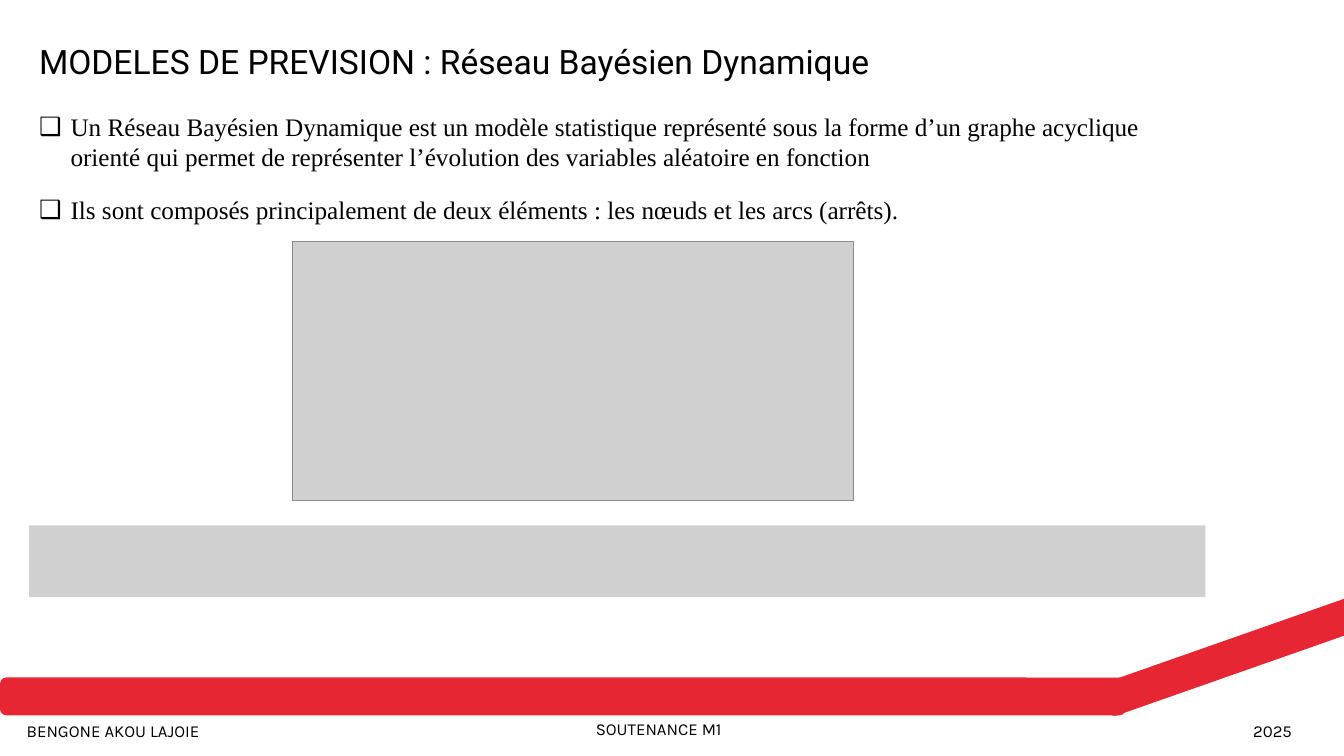
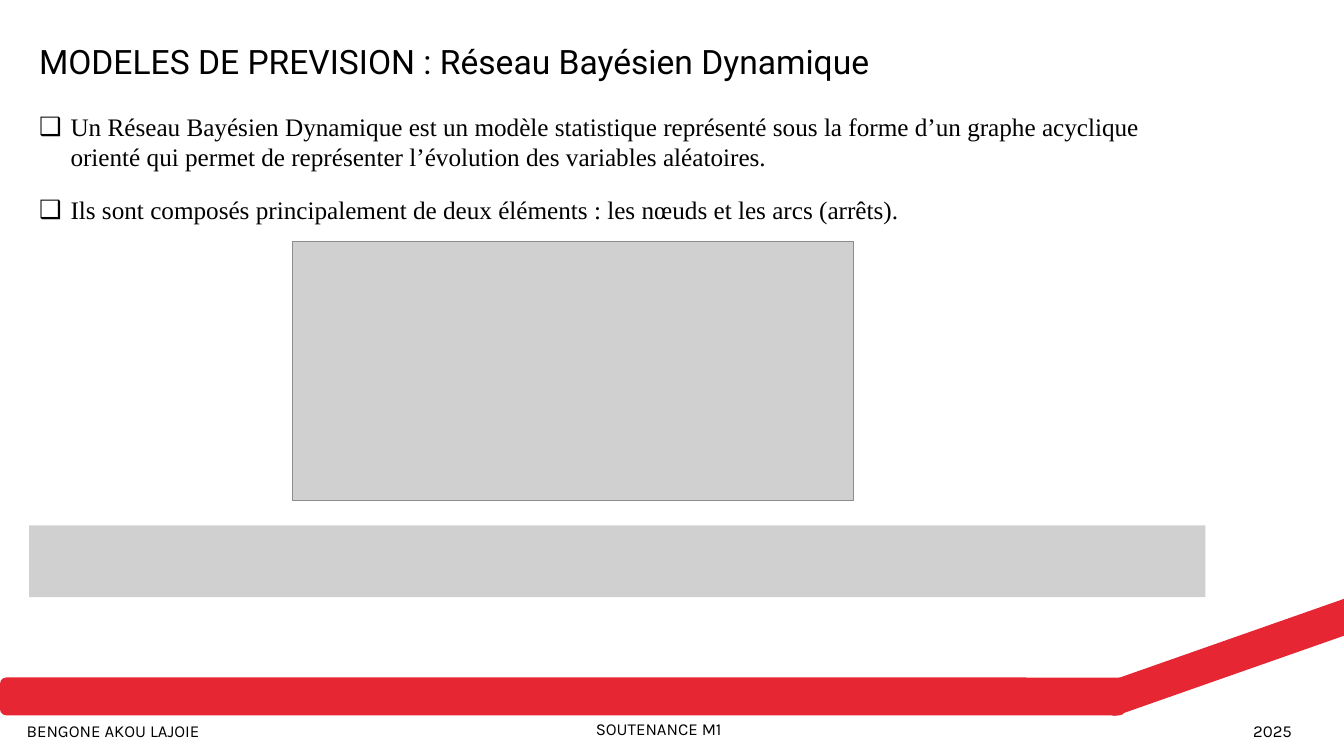
Before and after one commit to beng-one/Projet_Portfolio, a slide deck: slide 36 of Projet_DynamicBayesianNetwork/Version_final/Soutenance/Soutenance - Memoire M1 - UPEC.pptx. Drawn at 1344x756 pixels with LibreOffice and Linux fonts; fonts in the diff are those of the drawing; grey boxes stand for pictures. Boxes give left, top, right and bottom in pixels: in the first picture for what was removed or moved away, otherwise in the second. Text is boxed around its words. In the diff, an @@ line names an element or a change of style, - is before the commit and + after.

```diff
--- a/Projet_DynamicBayesianNetwork/Version_final/Soutenance/Soutenance - Memoire M1 - UPEC.pptx
+++ b/Projet_DynamicBayesianNetwork/Version_final/Soutenance/Soutenance - Memoire M1 - UPEC.pptx
@@ text at box(71, 118, 1138, 172): text changed @@
-❑ Un Réseau Bayésien Dynamique est un modèle statistique représenté sous la forme d’un graphe acyclique orienté qui permet de représenter l’évolution des variables aléatoire en fonction
+❑ Un Réseau Bayésien Dynamique est un modèle statistique représenté sous la forme d’un graphe acyclique orienté qui permet de représenter l’évolution des variables aléatoires.
```
Also in this commit, not shown: 1 other file.
